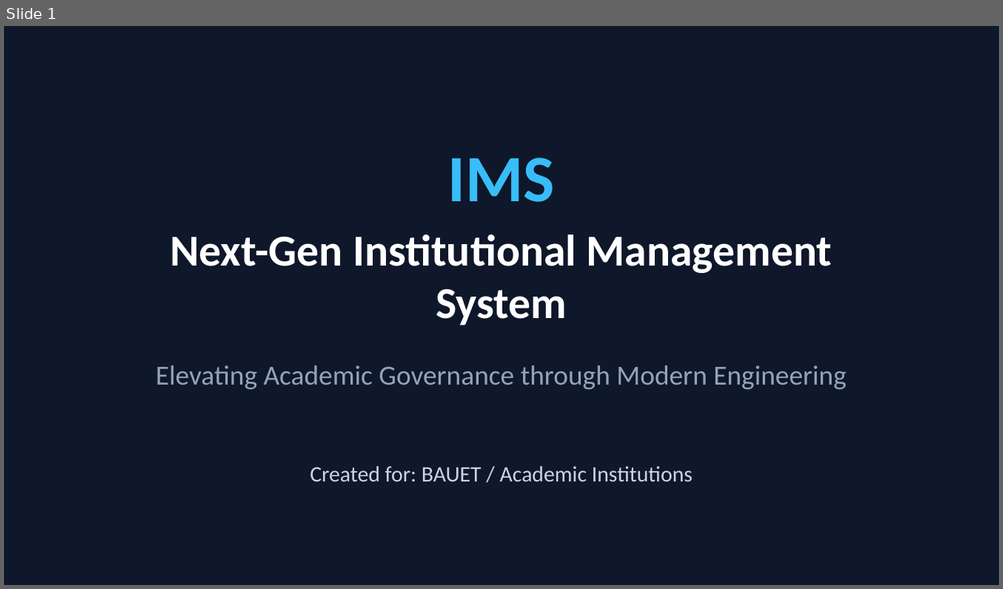
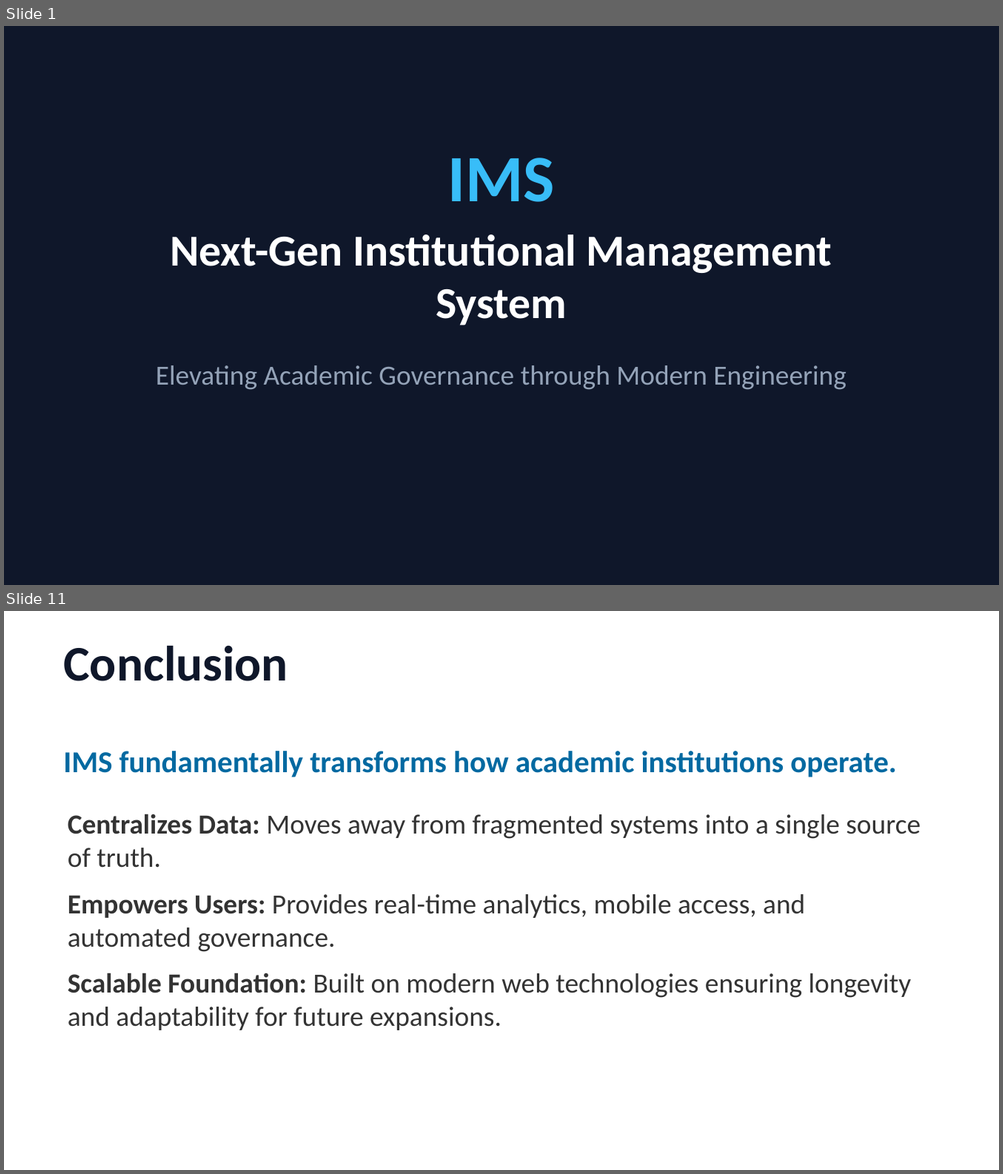
Before and after one commit to NoorAbdullah02/IMS, a slide deck: IMS_Project_Presentation.pptx. Shown one above the other, each under a label of ours: slide 1 before the commit, slides 1 and 11 after it; the slides between them are not shown. The pictures are 1003x589 and 1003x1174 pixels, drawn with LibreOffice and Linux fonts; fonts in the diff are those of the drawing. Boxes give left, top, right and bottom in pixels: in the first picture for what was removed or moved away, otherwise in the second. Text is boxed around its words. In the diff, an @@ line names an element or a change of style, - is before the commit and + after.

```diff
--- a/IMS_Project_Presentation.pptx
+++ b/IMS_Project_Presentation.pptx
@@ slide 11 added at (4,611,999,1170), background #FFFFFF @@
@@ text added at (63,646,288,681), 36 pt, text #0F172A, bold @@
+Conclusion
@@ text added at (63,751,896,777), 22 pt, text #0369A1, bold @@
+IMS fundamentally transforms how academic institutions operate.
@@ text added at (68,814,920,868), 20 pt, text #333333 @@
+• Centralizes Data: Moves away from fragmented systems into a single source of truth.
@@ text added at (68,894,805,952), 20 pt, text #333333 @@
+• Empowers Users: Provides real-time analytics, mobile access, and automated governance.
@@ text added at (68,973,910,1031), 20 pt, text #333333 @@
+• Scalable Foundation: Built on modern web technologies ensuring longevity and adaptability for future expansions.
@@ slide 1 changed as well @@
@@ text removed at (310,466,692,482) @@
-Created for: BAUET / Academic Institutions
```
Also in this commit, not shown: 1 other slide changed, 9 other slides added, 7 slides removed, 1 other file.
